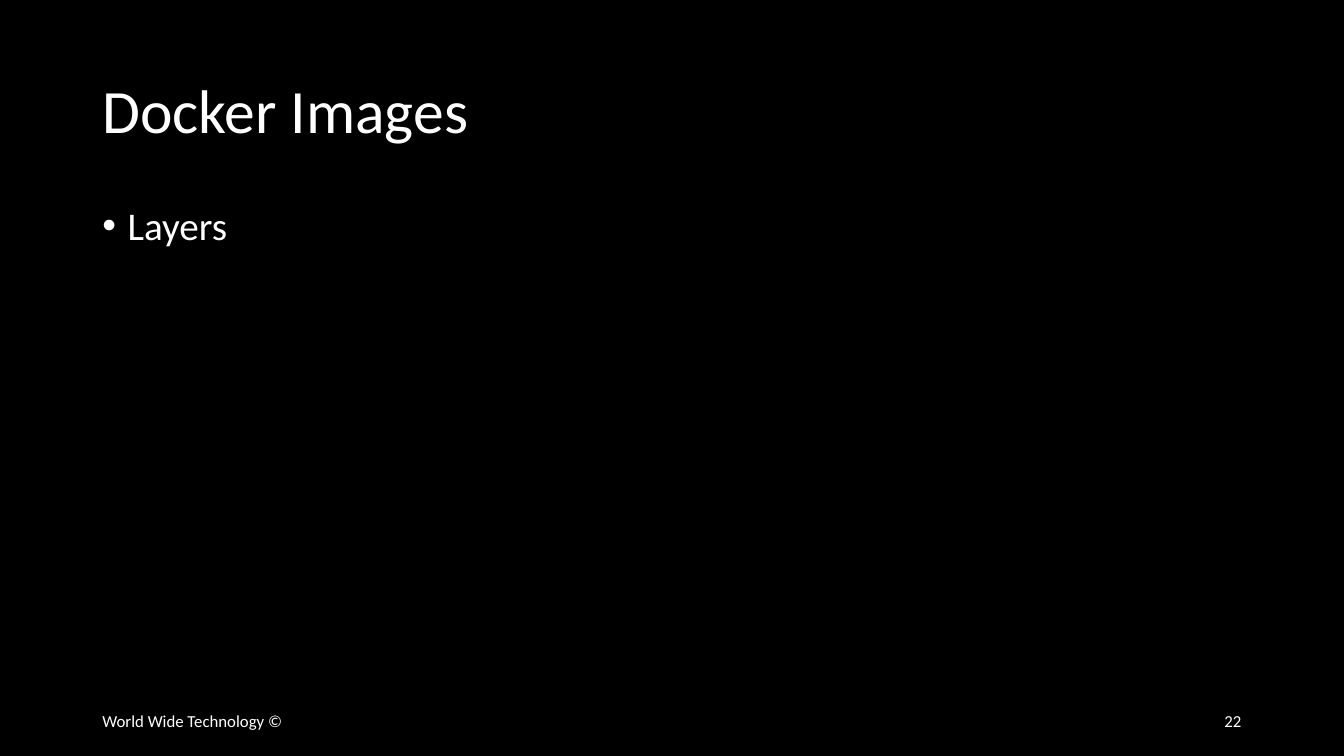
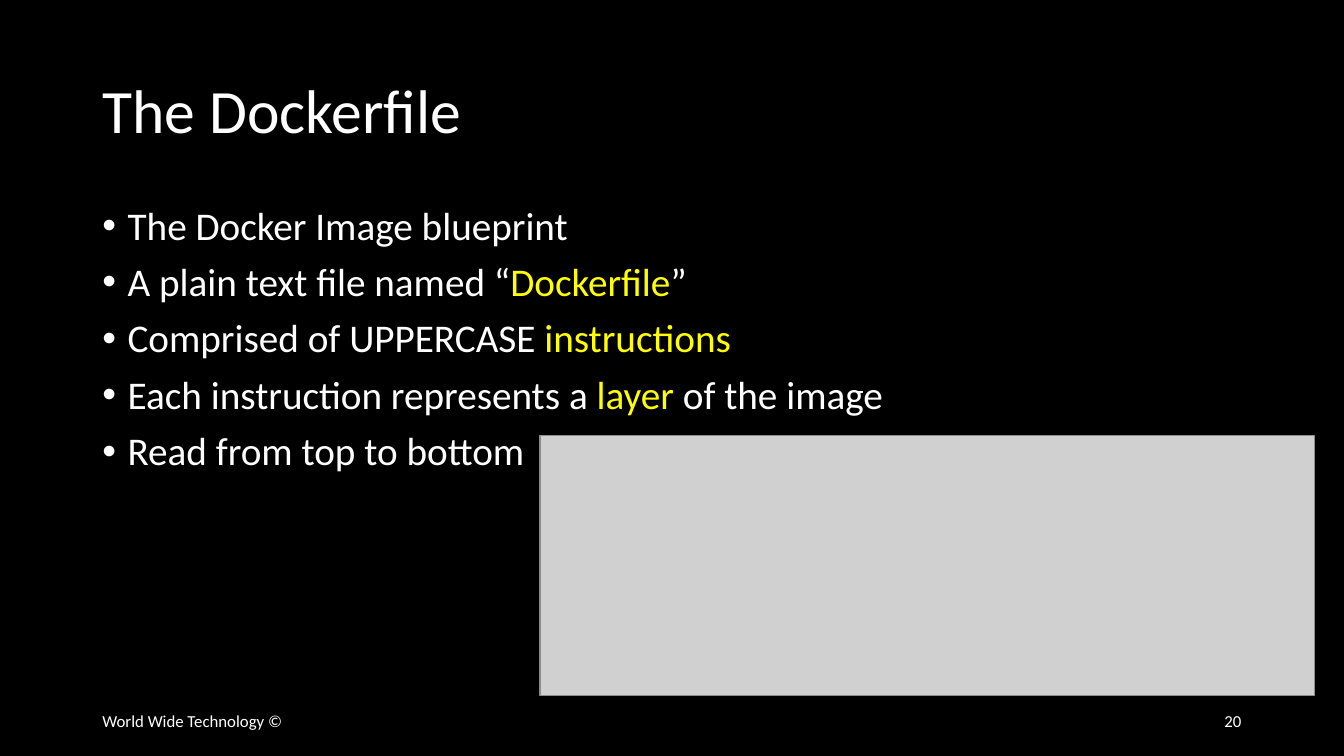
Before and after one commit to wwt/docker-foundations, a slide deck: slide 20 of docker-foundations.pptx (slide 22 before the commit). Drawn at 1344x756 pixels with LibreOffice and Linux fonts; fonts in the diff are those of the drawing; grey boxes stand for pictures. Boxes give left, top, right and bottom in pixels: in the first picture for what was removed or moved away, otherwise in the second. Text is boxed around its words. In the diff, an @@ line names an element or a change of style, - is before the commit and + after.

Commit message:
Added Dockerfile and FROM instruction overview

```diff
--- a/docker-foundations.pptx
+++ b/docker-foundations.pptx
@@ title at [102,90,461,134]: text changed @@
-Docker Images
+The Dockerfile
@@ text at [128,212,883,472]: text changed @@
-• Layers
+• The Docker Image blueprint
+• A plain text file named “Dockerfile”
+• Comprised of UPPERCASE instructions
+• Each instruction represents a layer of the image
+• Read from top to bottom
@@ picture added at [540,436,1315,696] @@
@@ page number at [1224,716,1241,727]: text changed @@
-22
+20
```
Also in this commit, not shown: 2 slides added, 1 slide removed.
